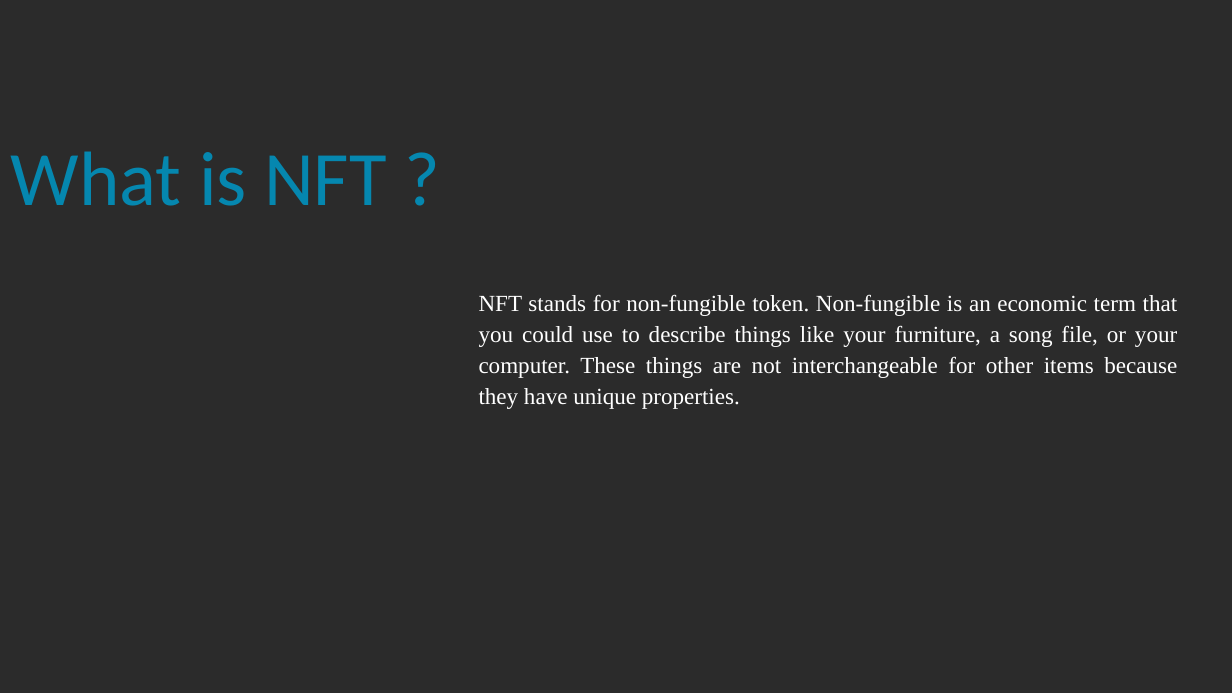
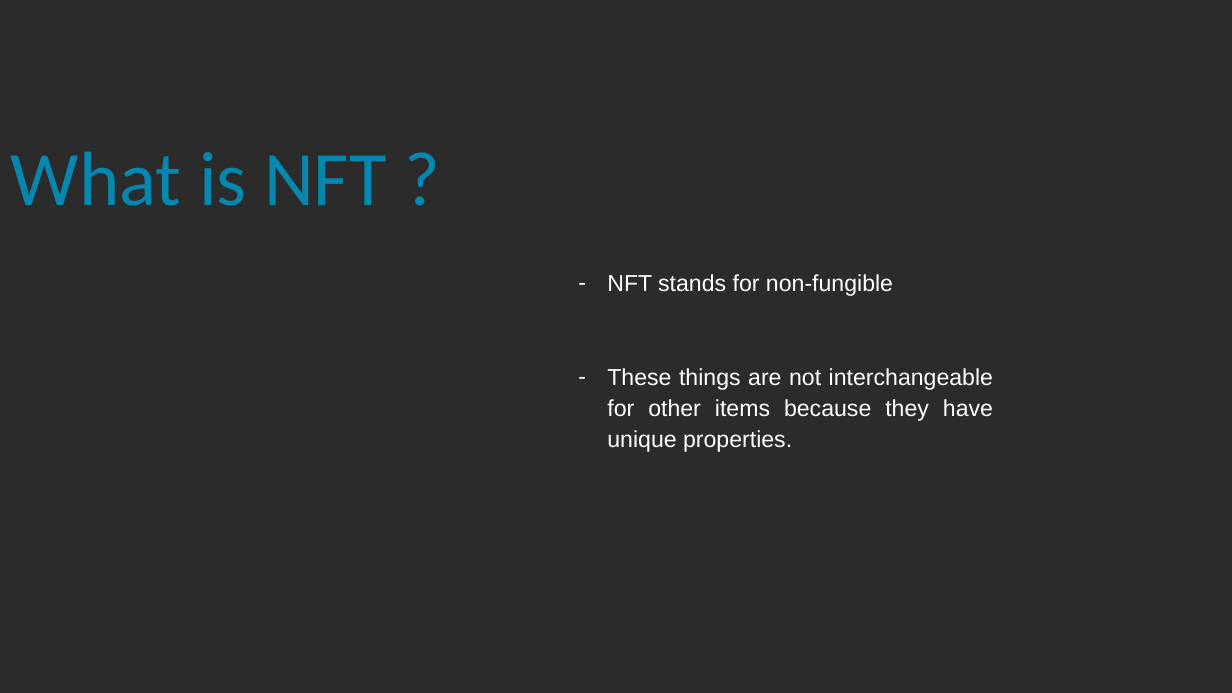
Before and after one commit to qhoangf/My-dapp, a slide deck: slide 10 of Presentation_ProjectOnSoftwareEngineering.pptx. Drawn at 1232x693 pixels with LibreOffice and Linux fonts; fonts in the diff are those of the drawing; background and template pictures are left out; a plain dark background stands for a picture behind light text. Boxes give left, top, right and bottom in pixels: in the first picture for what was removed or moved away, otherwise in the second. Text is boxed around its words. In the diff, an @@ line names an element or a change of style, - is before the commit and + after.

```diff
--- a/Presentation_ProjectOnSoftwareEngineering.pptx
+++ b/Presentation_ProjectOnSoftwareEngineering.pptx
@@ text at [607, 274, 993, 452]: text changed; font Times New Roman to Arial @@
-NFT stands for non-fungible token. Non-fungible is an economic term that you could use to describe things like your furniture, a song file, or your computer. These things are not interchangeable for other items because they have unique properties.
+– NFT stands for non-fungible
+– These things are not interchangeable for other items because they have unique properties.
```
Also in this commit, not shown: 7 other slides changed, 1 slide added, 2 slides removed, 1 other file.
